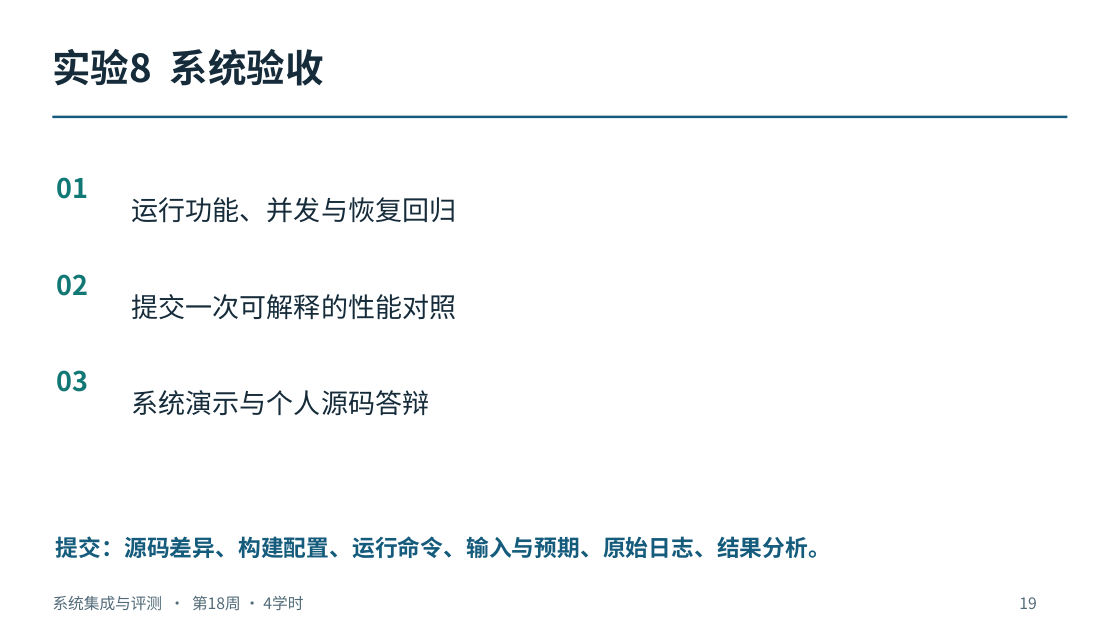
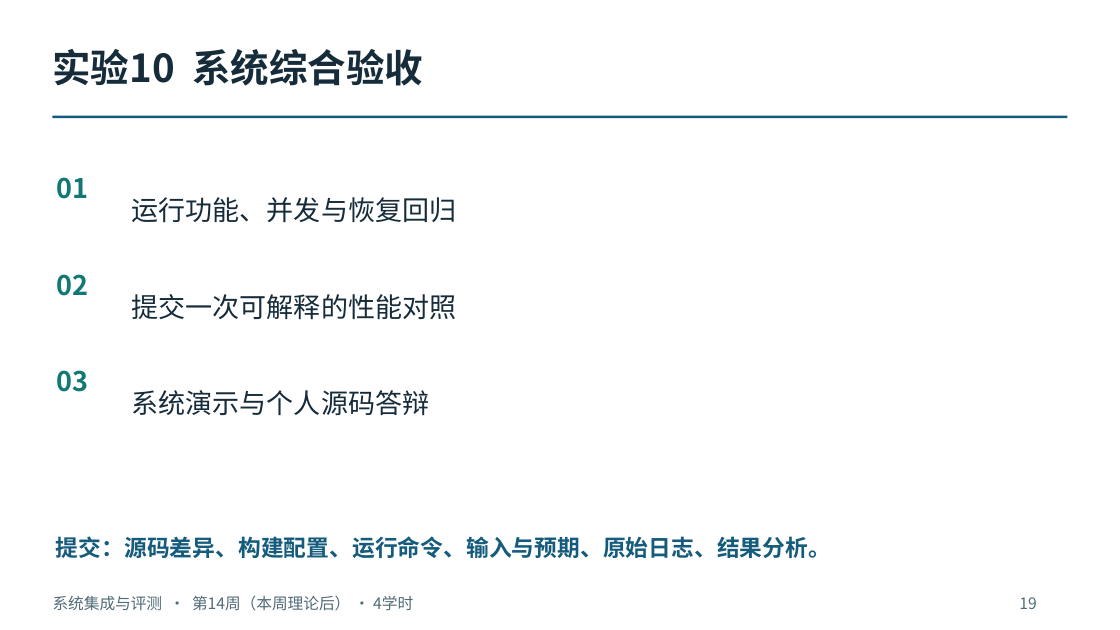
Before and after one commit to intellistream/database-kernel-course-student, a slide deck: slide 19 of 01_课件（第6版）/05_系统集成与评测.pptx. Drawn at 1120x630 pixels with LibreOffice and Linux fonts; fonts in the diff are those of the drawing. Boxes give left, top, right and bottom in pixels: in the first picture for what was removed or moved away, otherwise in the second. Text is boxed around its words. In the diff, an @@ line names an element or a change of style, - is before the commit and + after.

```diff
--- a/01_课件（第6版）/05_系统集成与评测.pptx
+++ b/01_课件（第6版）/05_系统集成与评测.pptx
@@ text at (52, 49, 423, 86): text changed @@
-实验8 系统验收
+实验10 系统综合验收
@@ text at (53, 595, 413, 611): text changed @@
-系统集成与评测 · 第18周 · 4学时
+系统集成与评测 · 第14周（本周理论后） · 4学时
```
Also in this commit, not shown: 14 other files.
